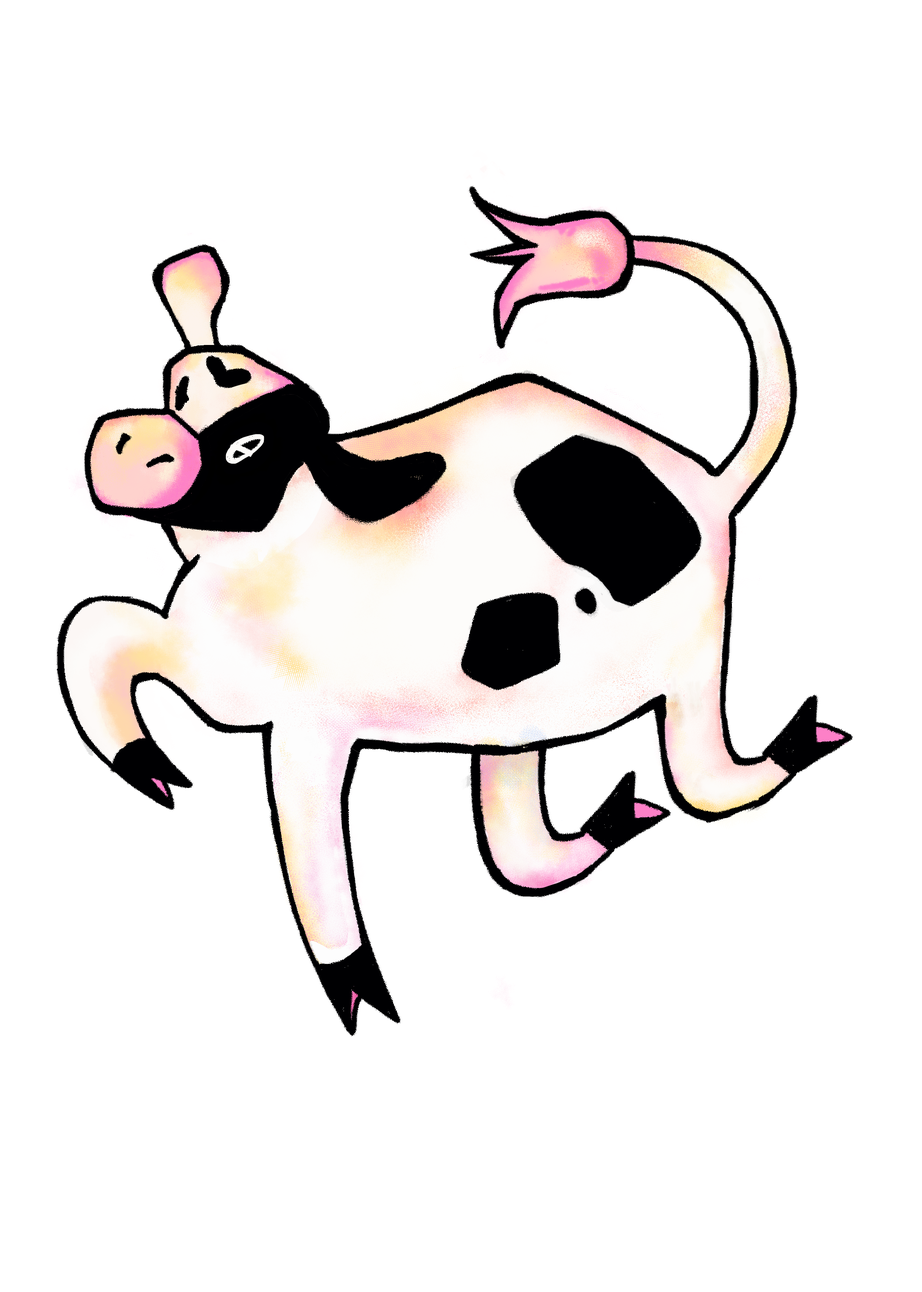
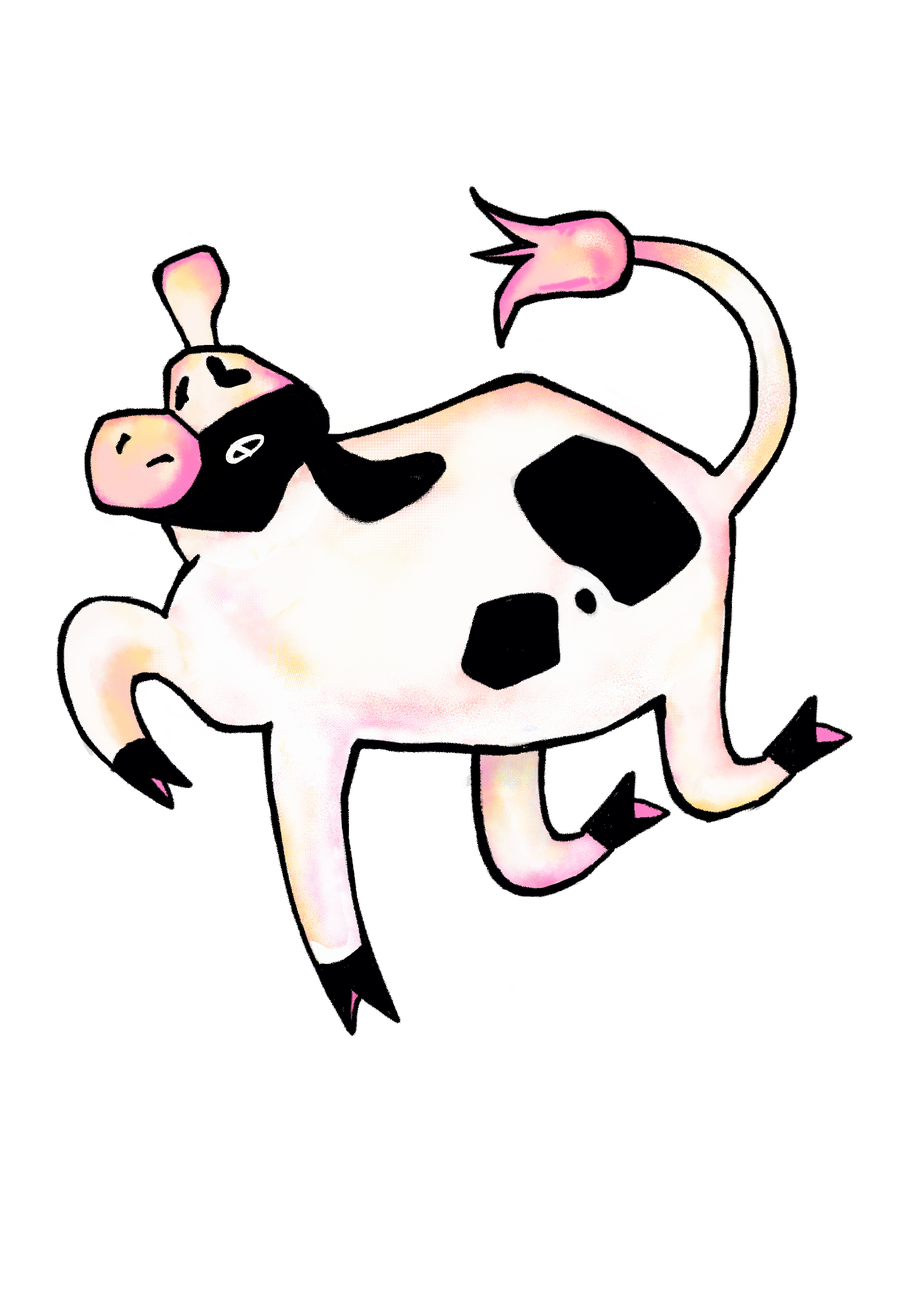
Layer changes from the first 922px x 1292px image to the second:
painted on "p4 color" over (x1=650, y1=668, x2=773, y2=830)
painted on "vaca cuerpo" over (x1=641, y1=708, x2=657, y2=717)
painted on "cabeza color" over (x1=64, y1=315, x2=325, y2=625)
painted on "ore izq color" over (x1=152, y1=262, x2=181, y2=338)
painted on "cabeza cuello" over (x1=163, y1=532, x2=188, y2=562)
painted on "p 2 der l" over (x1=269, y1=805, x2=355, y2=875)
painted on "p 2 der l color" over (x1=268, y1=786, x2=515, y2=1010)
painted on "p der color" over (x1=56, y1=574, x2=203, y2=740)
painted on "p3 color" over (x1=469, y1=701, x2=655, y2=903)
painted on "vaca cola color" over (x1=436, y1=161, x2=767, y2=511)
painted on "cuerpo color" over (x1=124, y1=351, x2=763, y2=782)
